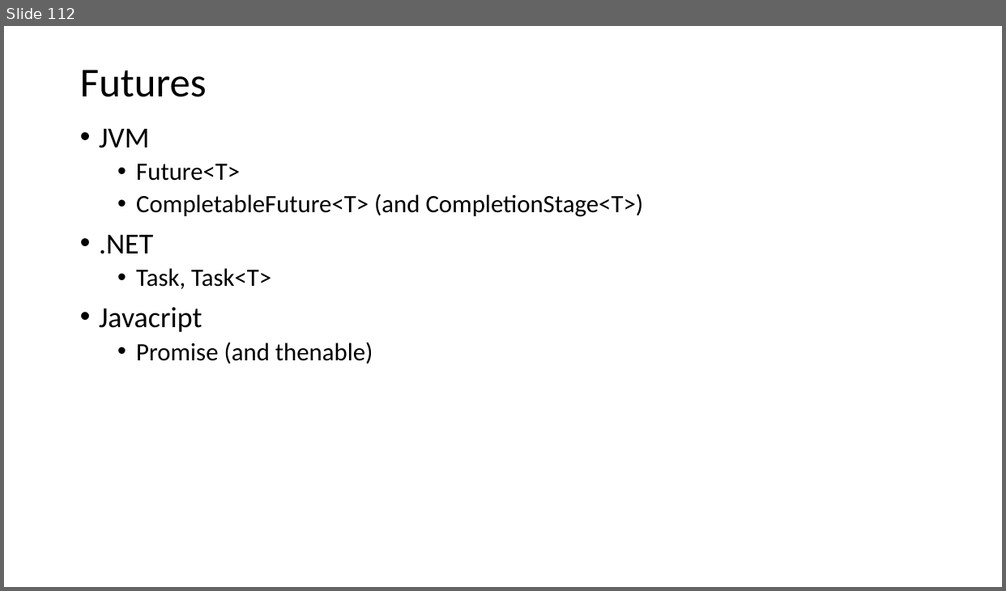
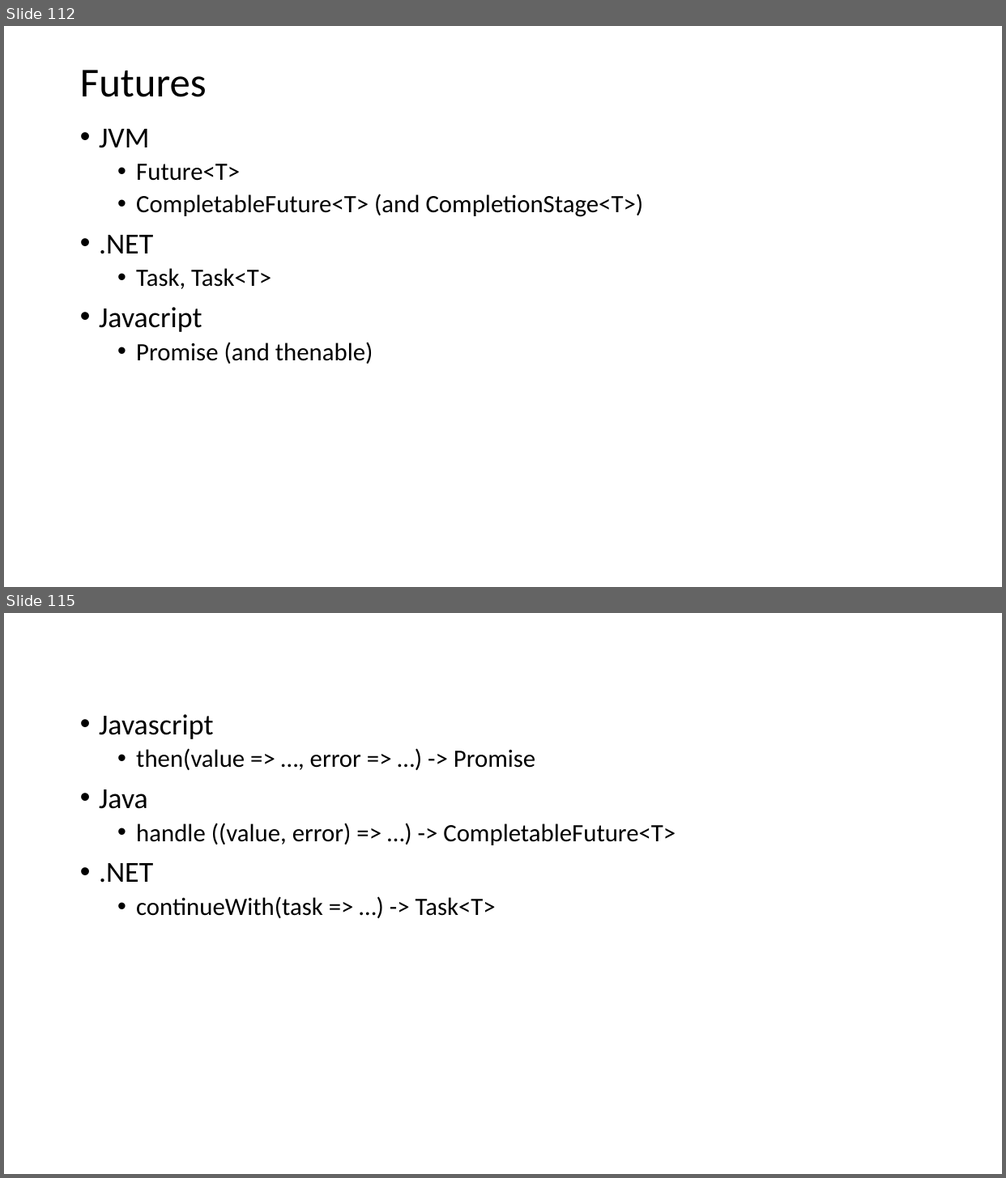
Before and after one commit to isel-leic-pc/s2021v-li51n, a slide deck: docs/threads.pptx. Shown one above the other, each under a label of ours: slide 112 before the commit, slides 112 and 115 after it; the slides between them are not shown. The pictures are 1006x591 and 1006x1178 pixels, drawn with LibreOffice and Linux fonts; fonts in the diff are those of the drawing. Boxes give left, top, right and bottom in pixels: in the first picture for what was removed or moved away, otherwise in the second. Text is boxed around its words. In the diff, an @@ line names an element or a change of style, - is before the commit and + after.

Commit message:
adds task examples

```diff
--- a/docs/threads.pptx
+++ b/docs/threads.pptx
@@ slide 115 added at box(4, 613, 1002, 1174), background #FFFFFF @@
@@ text added at box(99, 714, 675, 918), 24 pt, text #000000 @@
+• Javascript
+  • then(value => …, error => …) -> Promise
+• Java
+  • handle ((value, error) => …) -> CompletableFuture<T>
+• .NET
+  • continueWith(task => …) -> Task<T>
```
Also in this commit, not shown: 6 other slides added, 2 other files.
